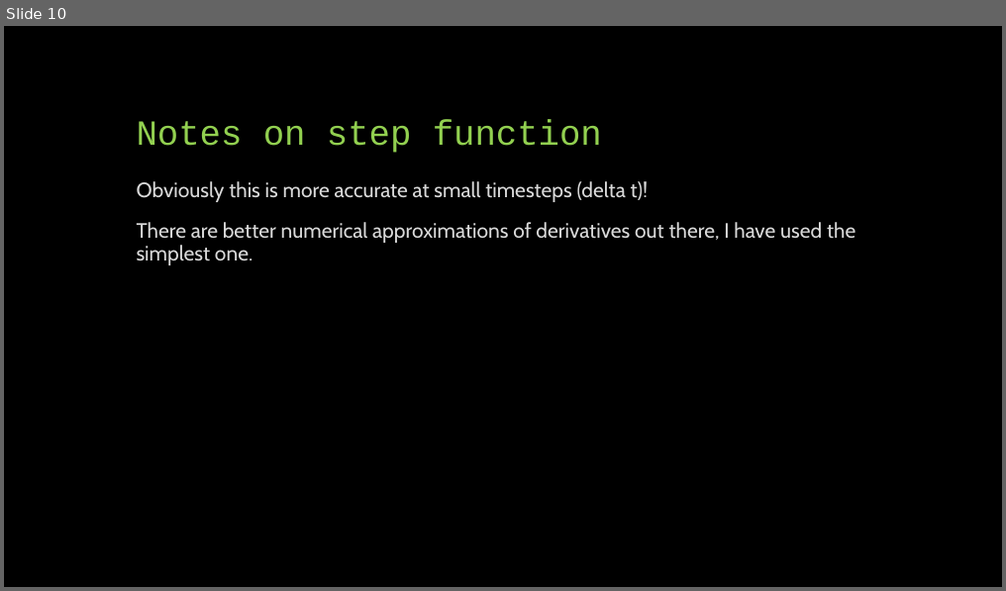
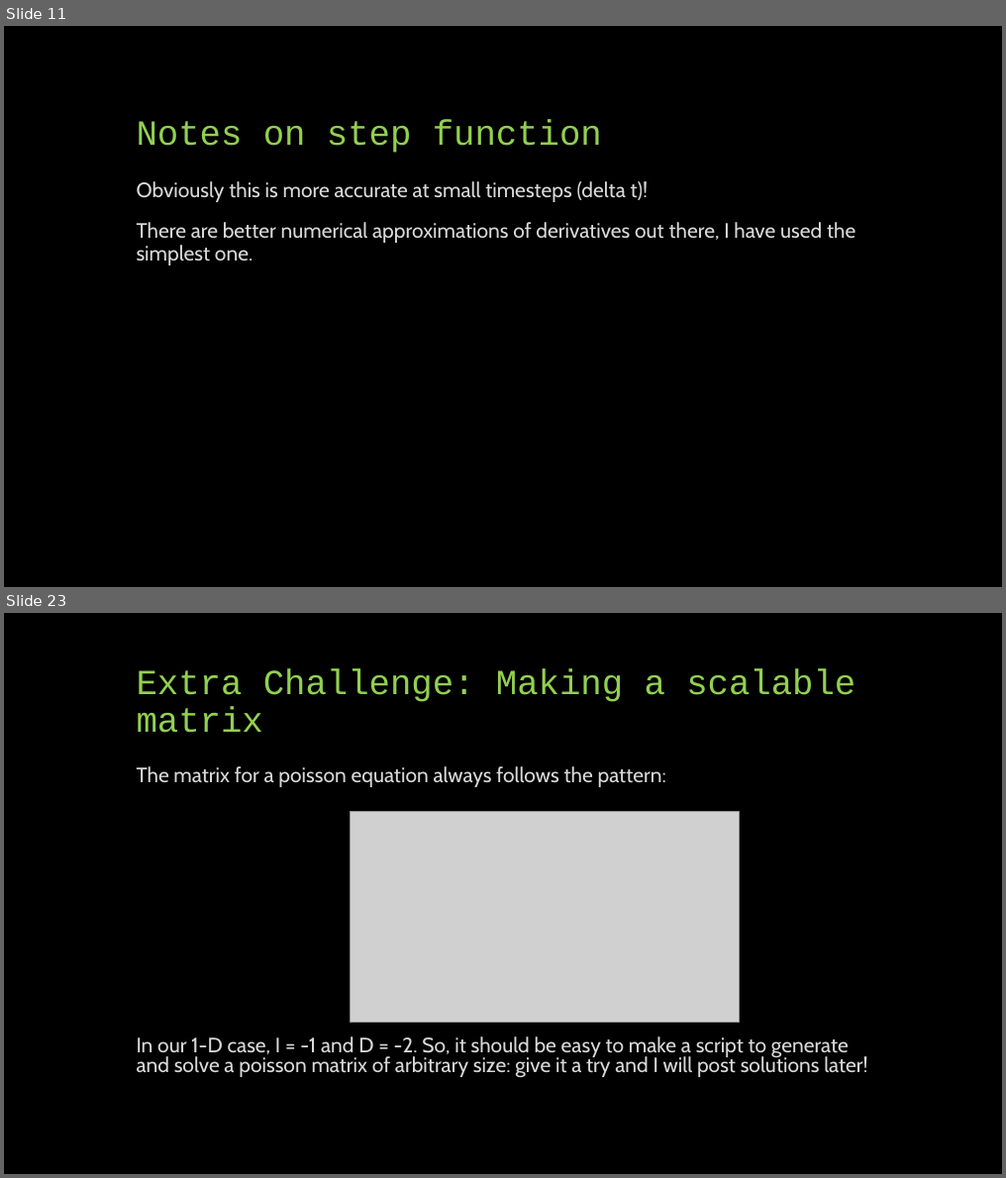
Before and after one commit to phys3112/Tutorials-2020, a slide deck: Tutorial 5 Iterative Methods/Tutorial 5 Presentation.pptx. Shown one above the other, each under a label of ours: slide 10 before the commit, slides 11 and 23 after it; the slides between them are not shown. The pictures are 1006x591 and 1006x1178 pixels, drawn with LibreOffice and Linux fonts; fonts in the diff are those of the drawing; grey boxes stand for pictures. Boxes give left, top, right and bottom in pixels: in the first picture for what was removed or moved away, otherwise in the second. Text is boxed around its words. In the diff, an @@ line names an element or a change of style, - is before the commit and + after.

Commit message:
Tutorial 5 'Finished'
Tutorial 5 is 'done', but I will make a better one for advanced following the upload of the lectures for Week 5.

```diff
--- a/Tutorial 5 Iterative Methods/Tutorial 5 Presentation.pptx
+++ b/Tutorial 5 Iterative Methods/Tutorial 5 Presentation.pptx
@@ slide 23 added at (4,613,1002,1174), background #000000 @@
@@ title added at (137,669,855,733), 34 pt, text #92D050 @@
+Extra Challenge: Making a scalable matrix
@@ text added at (137,766,867,1078), 20 pt, text #D9D9D9 @@
+The matrix for a poisson equation always follows the pattern:
+In our 1-D case, I = -1 and D = -2. So, it should be easy to make a script to generate and solve a poisson matrix of arbitrary size: give it a try and I will post solutions later!
@@ picture added at (350,811,740,1023) @@
@@ what was slide 10 is now slide 11 @@
```
Also in this commit, not shown: 2 slides changed, 11 other slides added, 2 slides removed, 1 other file.
